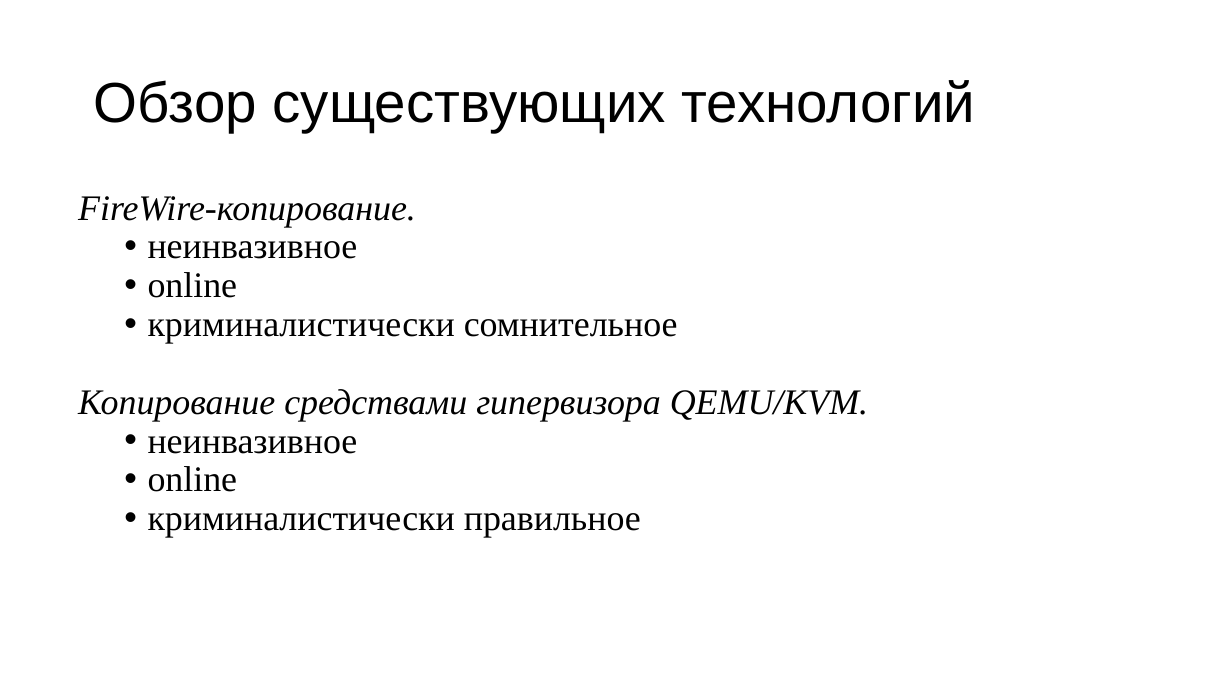
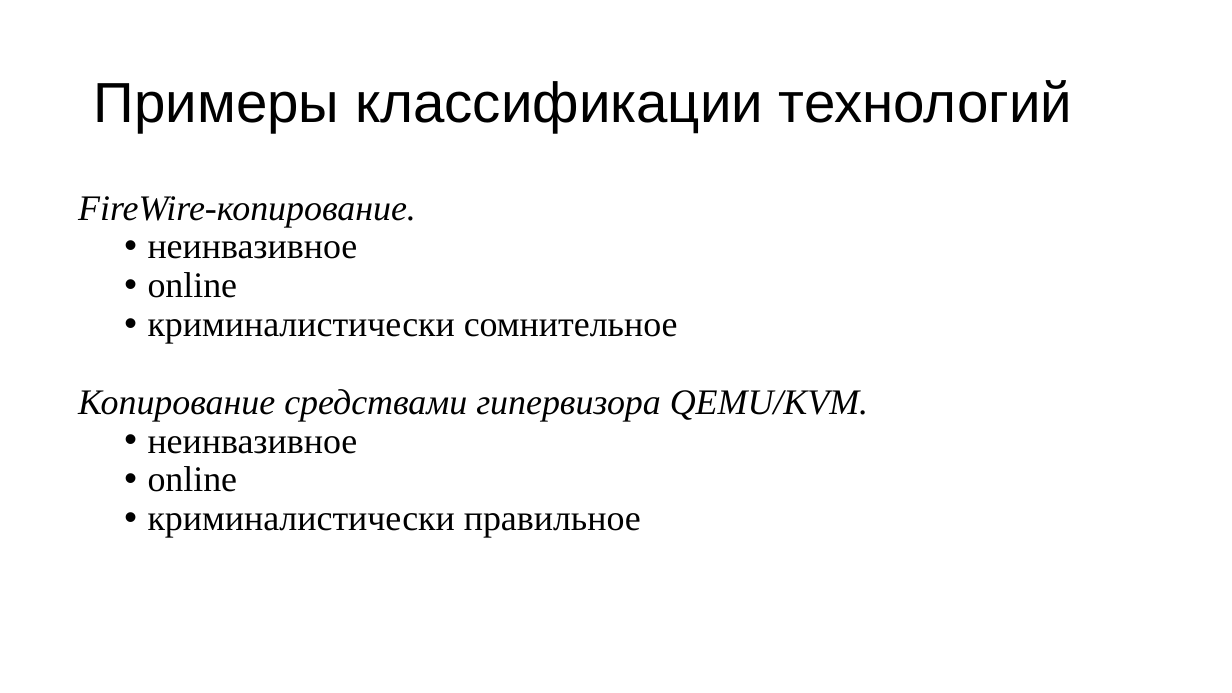
Before and after one commit to vasiliy249/diploma, a slide deck: slide 8 of diploma.pptx. Drawn at 1232x693 pixels with LibreOffice and Linux fonts; fonts in the diff are those of the drawing. Boxes give left, top, right and bottom in pixels: in the first picture for what was removed or moved away, otherwise in the second. Text is boxed around its words. In the diff, an @@ line names an element or a change of style, - is before the commit and + after.

```diff
--- a/diploma.pptx
+++ b/diploma.pptx
@@ title at (x1=94, y1=80, x2=1073, y2=132): text changed @@
-Обзор существующих технологий
+Примеры классификации технологий
```
Also in this commit, not shown: 1 other slide changed.
